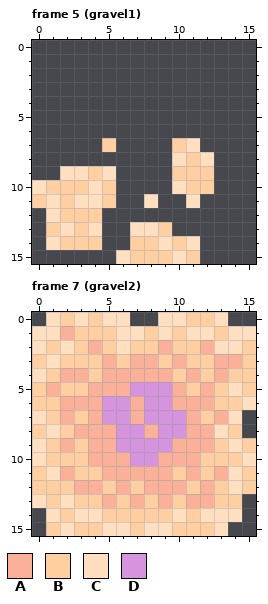
Pixel-art file: graphics/source/sprites/gravel.aseprite. Above, as it was before the edit.
16x16 pixels, 12 frames. Shown: frame 5 (gravel1), frame 7 (gravel2). The commit also changed other frames, which this record leaves out.
Palette (. is transparent): A #fab099  B #ffcfa1  C #ffdfc0  D #d694df
Pixels before, frame 5 (gravel1), first column x 0:
 7 .....B....BC.
 8 ..........CBC
 9 ..CCBC....BBB
10 CBBBCB....CBB
11 BCBCCB..C..C.
12 .CBBB........
13 .BCBC..CCB...
14 .CBBB..BBCBC.
15 ......CBBBCB.
Pixels before, frame 7 (gravel2), first column x 0:
 0 .CBCBCC..CCBBC..
 1 CCABBBCCBCBCCBCC
 2 CBCBABCBBABBACCB
 3 BCBBBABAABABBAAB
 4 CBAABAAAAABABABB
 5 BABBAAADDDABABCB
 6 BBAAADDADDAAABBC
 7 CBABADDADDDABAC.
 8 BCBAAADDADDAACB.
 9 CBABAADDDDAAABCB
10 CBBBAAADDAAABBBC
11 BCABBAAAAABABACB
12 BBBAABABAAABABCB
13 CBCBBABABABAABB.
14 .CBCCBBBBBCBCCC.
15 .BCBBCCBCCBBBC..
After:
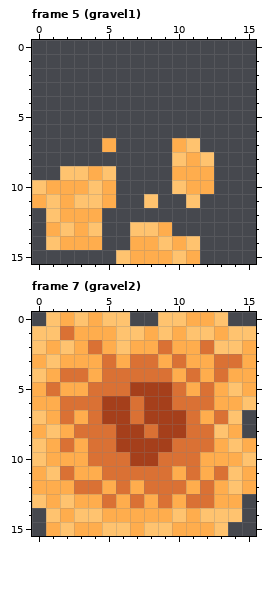
Diff:
Colour A changes from #fab099 to #da7134.
Colour B changes from #ffcfa1 to #ffad4d.
Colour C changes from #ffdfc0 to #ffc36f.
Colour D changes from #d694df to #a53f1b.
Boxes around the changes in both pictures, in picture pixels (x1, y1, x2, y2):
changed: (32, 138, 214, 264)
changed: (32, 312, 256, 536)
